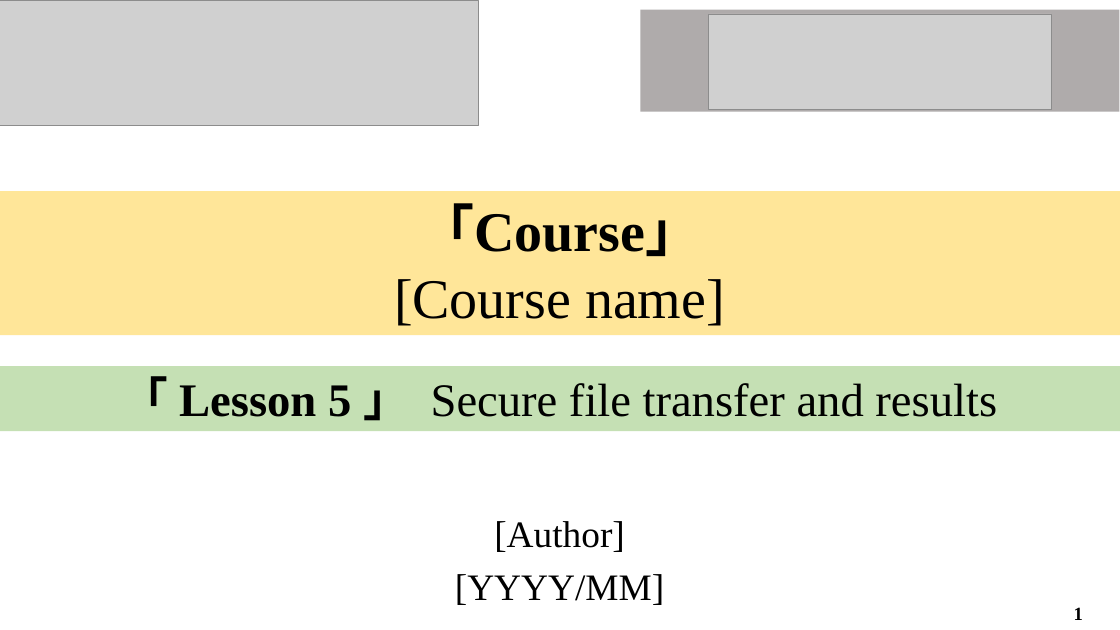
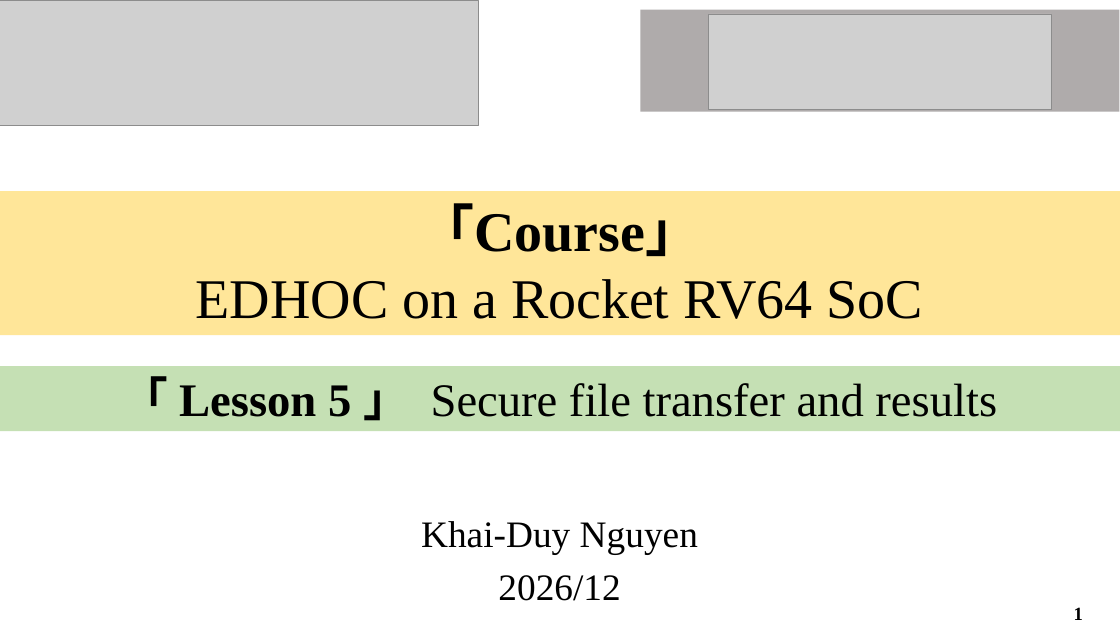
Before and after one commit to Khaiduy/chipyard-edhoc, a slide deck: slide 1 of fpga/sw/export/docs/slides/05_Secure_file_transfer_and_results.pptx. Drawn at 1120x630 pixels with LibreOffice and Linux fonts; fonts in the diff are those of the drawing; grey boxes stand for pictures. Boxes give left, top, right and bottom in pixels: in the first picture for what was removed or moved away, otherwise in the second. Text is boxed around its words. In the diff, an @@ line names an element or a change of style, - is before the commit and + after.

```diff
--- a/fpga/sw/export/docs/slides/05_Secure_file_transfer_and_results.pptx
+++ b/fpga/sw/export/docs/slides/05_Secure_file_transfer_and_results.pptx
@@ text at bbox=[196, 279, 923, 319]: text changed @@
-[Course name]
+EDHOC on a Rocket RV64 SoC
@@ text at bbox=[421, 521, 698, 554]: text changed @@
-[Author]
+Khai-Duy Nguyen
@@ text at bbox=[498, 575, 620, 601]: text changed @@
-[YYYY/MM]
+2026/12
```
Also in this commit, not shown: 7 other slides changed, 15 other files.
